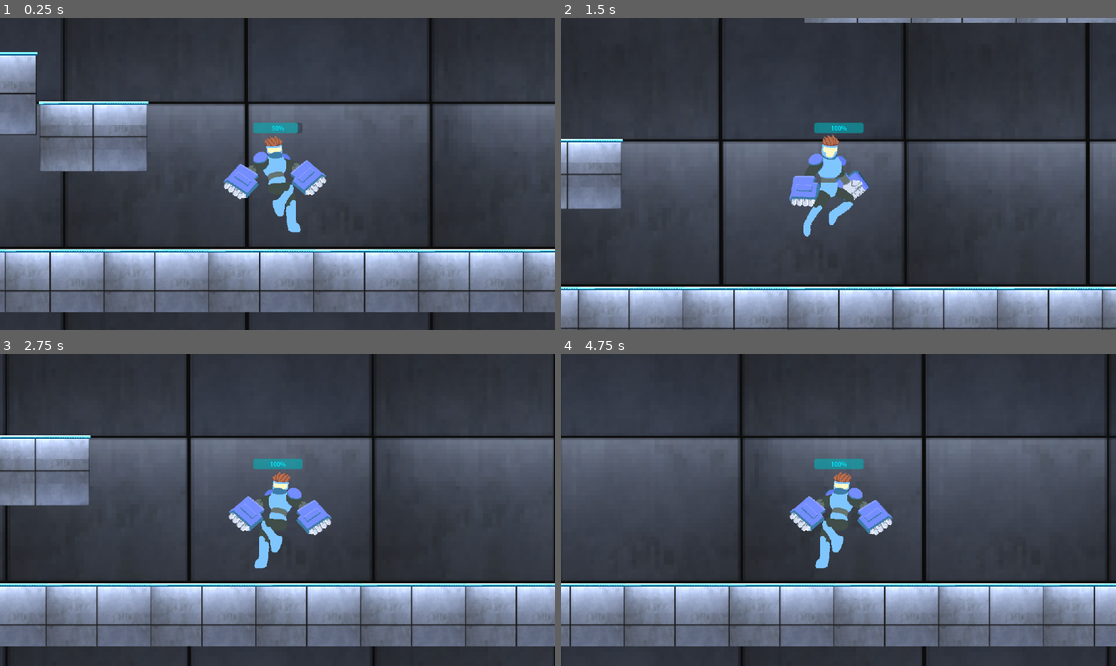
Above: before the commit, frames 1-4 (two rows, left to right).
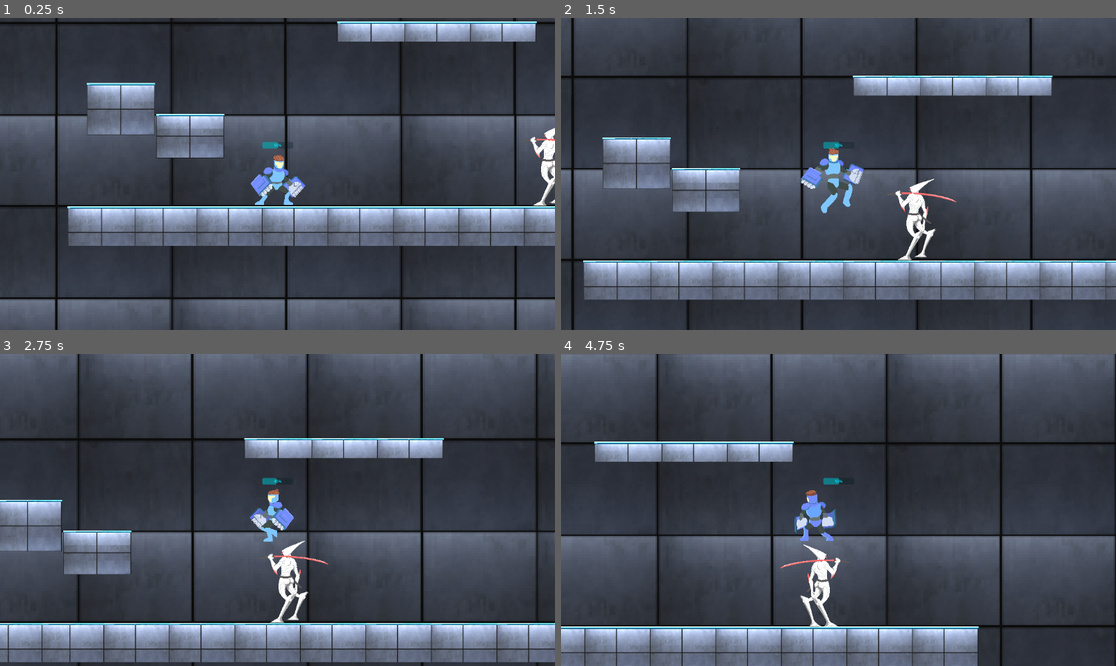
Above: after the commit, the same moments.

Repository: Frost89/Tavern_Jam_Autumn
Game: Godot game, scene res://Scenes/Sandbox_scene_A.tscn
The game is run twice, just before and just after one commit, with the same random seed, the same clock (stepped at 60 frames per second) and the same inputs.
Inputs:
- Up to frame 1 (0.25 s): no input
- Up to frame 2 (1.5 s): hold D (Right) from 0.53 s (still down); tap E (Punch) at 0.6 s; tap Space (Jump) at 0.77, 1.07 s; tap F (SimHit) at 0.8, 1.35 s
- Up to frame 3 (2.75 s): tap Space (Jump) at 1.52, 1.55, 1.82, 2.1 s; release D (Right) at 2.03 s; hold A (Left) from 2.03 s (still down); tap E (Punch) at 2.3 s
- Up to frame 4 (4.75 s): release A (Left) at 2.78 s; hold D (Right) 2.78-4.28 s; tap E (Punch) at 2.85, 4.35 s; tap Space (Jump) at 3.02, 3.32, 3.77, 3.8, 4.07, 4.52 s; tap F (SimHit) at 3.05, 3.6 s; hold A (Left) from 4.28 s (still down)

The runs differ from the first frame. In frame 1, 52% of the frame differs, in the area x 0-100%, y 0-100%; in frame 2, 48%; in frame 3, 68%; in frame 4, 68%.

Commit message:
FUCK - AI works rn and attacks player when entering range - Player can hit enemy and kill it - Same for Enemy with player

Diff:
--- a/Scenes/Sandbox_scene_A.tscn
+++ b/Scenes/Sandbox_scene_A.tscn
@@ -1,8 +1,10 @@
-[gd_scene load_steps=7 format=3 uid="uid://emw3f4bv4lnj"]
+[gd_scene load_steps=10 format=3 uid="uid://emw3f4bv4lnj"]
 
 [ext_resource type="PackedScene" uid="uid://d10c637vwyfos" path="res://Scenes/proto.tscn" id="1_0cmag"]
 [ext_resource type="Texture2D" uid="uid://dxg55rxr4mho4" path="res://Assets/Environment/FacilityPanel_big.png" id="2_5cavg"]
 [ext_resource type="Texture2D" uid="uid://b45610ib5jdma" path="res://Assets/Environment/FacilityPlatform.png" id="3_tlpjy"]
+[ext_resource type="Texture2D" uid="uid://dj3ncdy3oemj5" path="res://icon.svg" id="4_34dha"]
+[ext_resource type="PackedScene" uid="uid://b0qbaosm2q0jl" path="res://Scenes/samurai_boss.tscn" id="5_cc4xp"]
 
 [sub_resource type="PhysicsMaterial" id="PhysicsMaterial_5ubml"]
 
@@ -56,11 +58,11 @@
 physics_layer_0/physics_material = SubResource("PhysicsMaterial_5ubml")
 sources/1 = SubResource("TileSetAtlasSource_rfvqr")
 
+[sub_resource type="RectangleShape2D" id="RectangleShape2D_1y0si"]
+size = Vector2(127.715, 128)
+
 [node name="Scene" type="Node2D"]
 position = Vector2(557, 340)
-
-[node name="Proto" parent="." instance=ExtResource("1_0cmag")]
-position = Vector2(5, -198)
 
 [node name="ParallaxBackground" type="ParallaxBackground" parent="."]
 
@@ -82,3 +84,21 @@
 
 [node name="DirectionalLight2D" type="DirectionalLight2D" parent="."]
 energy = 0.28
+
+[node name="Sprite2D" type="Sprite2D" parent="."]
+visible = false
+position = Vector2(1274.5, -146)
+scale = Vector2(3.50781, 3.32813)
+texture = ExtResource("4_34dha")
+
+[node name="Area2D" type="Area2D" parent="Sprite2D"]
+
+[node name="CollisionShape2D" type="CollisionShape2D" parent="Sprite2D/Area2D"]
+position = Vector2(-0.142578, -0.300468)
+shape = SubResource("RectangleShape2D_1y0si")
+
+[node name="SamuraiBoss" parent="." instance=ExtResource("5_cc4xp")]
+position = Vector2(1142, -108)
+
+[node name="Proto" parent="." instance=ExtResource("1_0cmag")]
+position = Vector2(-110, -75)
--- a/Scenes/proto.tscn
+++ b/Scenes/proto.tscn
@@ -8,8 +8,9 @@
 [ext_resource type="Texture2D" uid="uid://bdio5n32fyny6" path="res://Assets/Anims/Character damage_taken _game jam-Sheet.png" id="6_dul15"]
 [ext_resource type="Texture2D" uid="uid://bi52hwar8nrgs" path="res://Assets/Anims/Character damage_taken_jump _game jam-Sheet.png" id="7_ptau0"]
 
-[sub_resource type="RectangleShape2D" id="RectangleShape2D_ea5cp"]
-size = Vector2(198, 232)
+[sub_resource type="CapsuleShape2D" id="CapsuleShape2D_mf14b"]
+radius = 52.0
+height = 212.0
 
 [sub_resource type="Animation" id="Animation_qcq0u"]
 resource_name = "Fall"
@@ -114,6 +115,18 @@
 "update": 1,
 "values": [0, 1, 2]
 }
+tracks/4/type = "value"
+tracks/4/imported = false
+tracks/4/enabled = true
+tracks/4/path = NodePath(".:is_hit")
+tracks/4/interp = 1
+tracks/4/loop_wrap = true
+tracks/4/keys = {
+"times": PackedFloat32Array(0.3),
+"transitions": PackedFloat32Array(1),
+"update": 1,
+"values": [false]
+}
 
 [sub_resource type="Animation" id="Animation_xno2e"]
 resource_name = "Idle"
@@ -270,6 +283,18 @@
 "update": 1,
 "values": [0, 1, 2]
 }
+tracks/4/type = "value"
+tracks/4/imported = false
+tracks/4/enabled = true
+tracks/4/path = NodePath(".:is_hit")
+tracks/4/interp = 1
+tracks/4/loop_wrap = true
+tracks/4/keys = {
+"times": PackedFloat32Array(0.3),
+"transitions": PackedFloat32Array(1),
+"update": 1,
+"values": [false]
+}
 
 [sub_resource type="Animation" id="Animation_pwyyi"]
 resource_name = "Punch"
@@ -321,6 +346,42 @@
 "transitions": PackedFloat32Array(1, 1, 1, 1, 1, 1, 1),
 "update": 1,
 "values": [0, 1, 2, 3, 4, 5, 6]
+}
+tracks/4/type = "value"
+tracks/4/imported = false
+tracks/4/enabled = true
+tracks/4/path = NodePath(".:is_attacking")
+tracks/4/interp = 1
+tracks/4/loop_wrap = true
+tracks/4/keys = {
+"times": PackedFloat32Array(0.7),
+"transitions": PackedFloat32Array(1),
+"update": 1,
+"values": [false]
+}
+tracks/5/type = "value"
+tracks/5/imported = false
+tracks/5/enabled = true
+tracks/5/path = NodePath(".:can_damage")
+tracks/5/interp = 1
+tracks/5/loop_wrap = true
+tracks/5/keys = {
+"times": PackedFloat32Array(0.2, 0.4),
+"transitions": PackedFloat32Array(1, 1),
+"update": 1,
+"values": [true, false]
+}
+tracks/6/type = "value"
+tracks/6/imported = false
+tracks/6/enabled = true
+tracks/6/path = NodePath("HitArea:monitoring")
+tracks/6/interp = 1
+tracks/6/loop_wrap = true
+tracks/6/keys = {
+"times": PackedFloat32Array(0, 0.2, 0.4),
+"transitions": PackedFloat32Array(1, 1, 1),
+"update": 1,
+"values": [false, true, false]
 }
 
 [sub_resource type="Animation" id="Animation_vikdd"]
@@ -439,7 +500,13 @@
 "Run": SubResource("Animation_xdal3")
 }
 
+[sub_resource type="CapsuleShape2D" id="CapsuleShape2D_uf8ub"]
+radius = 62.0
+height = 144.0
+
 [node name="Proto" type="CharacterBody2D"]
+collision_layer = 2
+collision_mask = 5
 script = ExtResource("1_vkemj")
 
 [node name="Sprite2D" type="Sprite2D" parent="."]
@@ -447,8 +514,8 @@
 hframes = 10
 
 [node name="CollisionShape2D" type="CollisionShape2D" parent="."]
-position = Vector2(-2, 12)
-shape = SubResource("RectangleShape2D_ea5cp")
+position = Vector2(0, 29)
+shape = SubResource("CapsuleShape2D_mf14b")
 
 [node name="ChargeBar" type="ProgressBar" parent="."]
 modulate = Color(0, 0.74902, 0.85098, 1)
@@ -463,7 +530,7 @@
 process_callback = 0
 
 [node name="Camera2D" type="Camera2D" parent="."]
-zoom = Vector2(0.8, 0.8)
+zoom = Vector2(0.5, 0.5)
 
 [node name="AnimationPlayer" type="AnimationPlayer" parent="."]
 autoplay = "Idle"
@@ -472,5 +539,16 @@
 }
 
 [node name="CombatTimer" type="Timer" parent="."]
+process_callback = 0
+
+[node name="HitArea" type="Area2D" parent="."]
+collision_layer = 2
+collision_mask = 4
+monitoring = false
+
+[node name="CollisionShape2D" type="CollisionShape2D" parent="HitArea"]
+position = Vector2(137, 3)
+shape = SubResource("CapsuleShape2D_uf8ub")
 
 [connection signal="timeout" from="Timer" to="." method="_on_timer_timeout"]
+[connection signal="body_entered" from="HitArea" to="." method="_on_hit_area_body_entered"]
--- /dev/null
+++ b/Scenes/samurai_boss.tscn
@@ -0,0 +1,266 @@
+[gd_scene load_steps=13 format=3 uid="uid://b0qbaosm2q0jl"]
+
+[ext_resource type="Texture2D" uid="uid://dw23qqxgs8yb2" path="res://Assets/Samurai_Idle.png" id="1_n7jbp"]
+[ext_resource type="Script" path="res://Scripts/Enemy_AI.gd" id="1_okyjn"]
+[ext_resource type="Texture2D" uid="uid://bxsy2o0o5o8fi" path="res://Assets/samurai attack 1.png" id="2_m0i8j"]
+[ext_resource type="Script" path="res://Scripts/Damageable.gd" id="4_ymksd"]
+
+[sub_resource type="CapsuleShape2D" id="CapsuleShape2D_i7dkx"]
+radius = 109.0
+height = 348.0
+
+[sub_resource type="Animation" id="Animation_6r0vk"]
+resource_name = "Attack1"
+length = 0.6
+step = 0.02
+tracks/0/type = "value"
+tracks/0/imported = false
+tracks/0/enabled = true
+tracks/0/path = NodePath("Sprite2D:texture")
+tracks/0/interp = 1
+tracks/0/loop_wrap = true
+tracks/0/keys = {
+"times": PackedFloat32Array(0),
+"transitions": PackedFloat32Array(1),
+"update": 1,
+"values": [ExtResource("2_m0i8j")]
+}
+tracks/1/type = "value"
+tracks/1/imported = false
+tracks/1/enabled = true
+tracks/1/path = NodePath("Sprite2D:hframes")
+tracks/1/interp = 1
+tracks/1/loop_wrap = true
+tracks/1/keys = {
+"times": PackedFloat32Array(0),
+"transitions": PackedFloat32Array(1),
+"update": 1,
+"values": [4]
+}
+tracks/2/type = "value"
+tracks/2/imported = false
+tracks/2/enabled = true
+tracks/2/path = NodePath("Sprite2D:vframes")
+tracks/2/interp = 1
+tracks/2/loop_wrap = true
+tracks/2/keys = {
+"times": PackedFloat32Array(0),
+"transitions": PackedFloat32Array(1),
+"update": 1,
+"values": [1]
+}
+tracks/3/type = "value"
+tracks/3/imported = false
+tracks/3/enabled = true
+tracks/3/path = NodePath("Sprite2D:frame")
+tracks/3/interp = 1
+tracks/3/loop_wrap = true
+tracks/3/keys = {
+"times": PackedFloat32Array(0, 0.15, 0.25, 0.45),
+"transitions": PackedFloat32Array(1, 1, 1, 1),
+"update": 1,
+"values": [0, 1, 2, 3]
+}
+tracks/4/type = "value"
+tracks/4/imported = false
+tracks/4/enabled = false
+tracks/4/path = NodePath(".:is_attacking")
+tracks/4/interp = 1
+tracks/4/loop_wrap = true
+tracks/4/keys = {
+"times": PackedFloat32Array(0.6),
+"transitions": PackedFloat32Array(1),
+"update": 1,
+"values": [false]
+}
+tracks/5/type = "value"
+tracks/5/imported = false
+tracks/5/enabled = true
+tracks/5/path = NodePath("HitBox/CollisionShape2D:disabled")
+tracks/5/interp = 1
+tracks/5/loop_wrap = true
+tracks/5/keys = {
+"times": PackedFloat32Array(0, 0.2, 0.48),
+"transitions": PackedFloat32Array(1, 1, 1),
+"update": 1,
+"values": [true, false, true]
+}
+
+[sub_resource type="Animation" id="Animation_52qu3"]
+resource_name = "Idle"
+loop_mode = 1
+step = 0.2
+tracks/0/type = "value"
+tracks/0/imported = false
+tracks/0/enabled = true
+tracks/0/path = NodePath("Sprite2D:texture")
+tracks/0/interp = 1
+tracks/0/loop_wrap = true
+tracks/0/keys = {
+"times": PackedFloat32Array(0),
+"transitions": PackedFloat32Array(1),
+"update": 1,
+"values": [ExtResource("1_n7jbp")]
+}
+tracks/1/type = "value"
+tracks/1/imported = false
+tracks/1/enabled = true
+tracks/1/path = NodePath("Sprite2D:hframes")
+tracks/1/interp = 1
+tracks/1/loop_wrap = true
+tracks/1/keys = {
+"times": PackedFloat32Array(0),
+"transitions": PackedFloat32Array(1),
+"update": 1,
+"values": [5]
+}
+tracks/2/type = "value"
+tracks/2/imported = false
+tracks/2/enabled = true
+tracks/2/path = NodePath("Sprite2D:vframes")
+tracks/2/interp = 1
+tracks/2/loop_wrap = true
+tracks/2/keys = {
+"times": PackedFloat32Array(0),
+"transitions": PackedFloat32Array(1),
+"update": 1,
+"values": [1]
+}
+tracks/3/type = "value"
+tracks/3/imported = false
+tracks/3/enabled = true
+tracks/3/path = NodePath("Sprite2D:frame")
+tracks/3/interp = 1
+tracks/3/loop_wrap = true
+tracks/3/keys = {
+"times": PackedFloat32Array(0, 0.2, 0.4, 0.6, 0.8),
+"transitions": PackedFloat32Array(1, 1, 1, 1, 1),
+"update": 1,
+"values": [0, 1, 2, 3, 4]
+}
+
+[sub_resource type="Animation" id="Animation_kashh"]
+length = 0.001
+tracks/0/type = "value"
+tracks/0/imported = false
+tracks/0/enabled = true
+tracks/0/path = NodePath("Sprite2D:texture")
+tracks/0/interp = 1
+tracks/0/loop_wrap = true
+tracks/0/keys = {
+"times": PackedFloat32Array(0),
+"transitions": PackedFloat32Array(1),
+"update": 1,
+"values": [ExtResource("1_n7jbp")]
+}
+tracks/1/type = "value"
+tracks/1/imported = false
+tracks/1/enabled = true
+tracks/1/path = NodePath("Sprite2D:hframes")
+tracks/1/interp = 1
+tracks/1/loop_wrap = true
+tracks/1/keys = {
+"times": PackedFloat32Array(0),
+"transitions": PackedFloat32Array(1),
+"update": 1,
+"values": [5]
+}
+tracks/2/type = "value"
+tracks/2/imported = false
+tracks/2/enabled = true
+tracks/2/path = NodePath("Sprite2D:vframes")
+tracks/2/interp = 1
+tracks/2/loop_wrap = true
+tracks/2/keys = {
+"times": PackedFloat32Array(0),
+"transitions": PackedFloat32Array(1),
+"update": 1,
+"values": [1]
+}
+tracks/3/type = "value"
+tracks/3/imported = false
+tracks/3/enabled = true
+tracks/3/path = NodePath("Sprite2D:frame")
+tracks/3/interp = 1
+tracks/3/loop_wrap = true
+tracks/3/keys = {
+"times": PackedFloat32Array(0),
+"transitions": PackedFloat32Array(1),
+"update": 1,
+"values": [0]
+}
+
+[sub_resource type="AnimationLibrary" id="AnimationLibrary_jjbqe"]
+_data = {
+"Attack1": SubResource("Animation_6r0vk"),
+"Idle": SubResource("Animation_52qu3"),
+"RESET": SubResource("Animation_kashh")
+}
+
+[sub_resource type="RectangleShape2D" id="RectangleShape2D_upb1t"]
+size = Vector2(3474, 397.25)
+
+[sub_resource type="RectangleShape2D" id="RectangleShape2D_bwj6g"]
+size = Vector2(684, 283)
+
+[sub_resource type="RectangleShape2D" id="RectangleShape2D_1oqip"]
+size = Vector2(588, 350)
+
+[node name="SamuraiBoss" type="CharacterBody2D"]
+collision_layer = 4
+collision_mask = 3
+collision_priority = 2.0
+script = ExtResource("1_okyjn")
+
+[node name="Sprite2D" type="Sprite2D" parent="."]
+texture = ExtResource("1_n7jbp")
+hframes = 5
+
+[node name="CollisionShape2D" type="CollisionShape2D" parent="."]
+shape = SubResource("CapsuleShape2D_i7dkx")
+
+[node name="AnimationPlayer" type="AnimationPlayer" parent="."]
+autoplay = "Idle"
+libraries = {
+"": SubResource("AnimationLibrary_jjbqe")
+}
+
+[node name="PlayerDetectionArea" type="Area2D" parent="."]
+collision_layer = 4
+collision_mask = 2
+monitorable = false
+
+[node name="CollisionShape2D" type="CollisionShape2D" parent="PlayerDetectionArea"]
+position = Vector2(2, -93.375)
+shape = SubResource("RectangleShape2D_upb1t")
+
+[node name="HitBox" type="Area2D" parent="."]
+collision_layer = 4
+collision_mask = 2
+monitorable = false
+
+[node name="CollisionShape2D" type="CollisionShape2D" parent="HitBox"]
+position = Vector2(9, -2.5)
+shape = SubResource("RectangleShape2D_bwj6g")
+disabled = true
+
+[node name="AttackRange" type="Area2D" parent="."]
+collision_layer = 4
+collision_mask = 2
+monitorable = false
+
+[node name="CollisionShape2D" type="CollisionShape2D" parent="AttackRange"]
+position = Vector2(10, 0)
+shape = SubResource("RectangleShape2D_1oqip")
+
+[node name="CombatTimer" type="Timer" parent="."]
+
+[node name="Damageable" type="Node" parent="."]
+script = ExtResource("4_ymksd")
+
+[connection signal="body_entered" from="PlayerDetectionArea" to="." method="_on_player_detection_area_body_entered"]
+[connection signal="body_exited" from="PlayerDetectionArea" to="." method="_on_player_detection_area_body_exited"]
+[connection signal="body_entered" from="HitBox" to="." method="_on_hit_box_body_entered"]
+[connection signal="body_entered" from="AttackRange" to="." method="_on_attack_range_body_entered"]
+[connection signal="body_exited" from="AttackRange" to="." method="_on_attack_range_body_exited"]
+[connection signal="timeout" from="CombatTimer" to="." method="_on_combat_timer_timeout"]
--- /dev/null
+++ b/Scripts/AI_Tools/PlayerDetection.gd
@@ -0,0 +1,36 @@
+extends CharacterBody2D
+
+@export var speed = 500 #increased speed - mango - bet
+@export var jump_velocity = 1000 #increased jump - mango - bet
+@export var gravity = 2000 #increased gravity - mango - bet
+
+@onready var los = $PlayerDetectionRayCast2D
+
+var player
+var has_seen_player
+var last_seen_player_pos: Vector2
+var reached_last_pos: bool = true
+
+func _ready():
+	player =get_tree().get_root().find_child("Proto", true, false)
+
+func find_player():
+	if player:
+		los.look_at(player.global_position)
+		has_seen_player = is_player_in_los()
+		if has_seen_player:
+			print("player spotted")
+		else:
+			print("Idle bitch")
+
+func is_player_in_los():
+	if los.get_collider() == player:
+		last_seen_player_pos = player.global_position
+		reached_last_pos = false
+		return true
+	reached_last_pos = true
+	return false
+
+
+func _physics_process(delta):
+	find_player()
--- a/Scripts/CharacterController.gd
+++ b/Scripts/CharacterController.gd
@@ -4,12 +4,16 @@
 
 #Game Manager variables
 var game_end = false
-var is_hit = false
 var jump_max = 2
 var jump_count = 0
+@export var is_hit = false
+@export var is_attacking = false
+@export var can_damage = false
+@export var damage: int = 15
 
-@export var speed = 500 #increased speed - mango - bet
-@export var jump_velocity = -800 #increased jump - mango - bet
+
+@export var speed = 750 #increased speed - mango - bet
+@export var jump_velocity = 1500 #increased jump - mango - bet
 @export var gravity = 2000 #increased gravity - mango - bet
 
 #Referencing Instances/Nodes
@@ -18,9 +22,10 @@
 @onready var sprite = $Sprite2D
 @onready var anim_player = $AnimationPlayer
 @onready var combat_timer = $CombatTimer
+@onready var hitbox = $HitArea
 
 #CHARGE-VARS
-var charge = 90
+var charge = 50
 @export var drain_rate = 5
 @export var damge_absorbed = 10
 var charge_drain = false
@@ -32,6 +37,7 @@
 
 
 func _ready():
+	hitbox.monitoring = false
 	chargebar.value = charge
 	timer.wait_time = 2.0
 	timer.start(2.0)
@@ -39,50 +45,64 @@
 
 
 func _process(delta): #Use for logical and systemic shi
-	if Input.is_action_just_pressed("SimHit") and not game_end: #Conditions will change once attacks are implemented
-		take_damage()
-	if Input.is_action_just_pressed("Punch") and not game_end:
+#	if Input.is_action_just_pressed("SimHit") and not game_end: #Conditions will change once attacks are implemented
+#		take_damage()
+	if Input.is_action_just_pressed("Punch") and not game_end and combat_timer.is_stopped():
 		attack()
 
 	check_game_end()
 
 
 func attack():
-	combat_timer.wait_time = 0.3
-	combat_timer.start()
-	print("You are punching.")
+	is_attacking = true
+#	combat_timer.wait_time = 0.3
+#	combat_timer.start()
+#	print("You are punching.")
 	anim_player.play("Punch")
+	print("Attack")
+
 
 func take_damage():
 	combat_timer.wait_time = 0.3
 	combat_timer.start()
 	is_hit = true
-	print("You got hit.")
+#	print("You got hit.")
 	update_hitsim()
+
+func debug():
+	print("Stuck")
 
 
 func _physics_process(delta): #Use for physics based shi e.g velocity, force, impulse, etc
 	var horizontal_direction = Input.get_axis("Left", "Right")
 	movement(delta, horizontal_direction)
 	update_anims(horizontal_direction)
+	if  !anim_player.is_playing():
+		anim_player.play("Idle")
+
 
 func update_anims(h_dir):
 	if h_dir != 0:
 		sprite.flip_h = (h_dir == -1)
+		hitbox.scale.x = abs(hitbox.scale.x) * h_dir
 
-	if is_hit:
+	if is_hit and !combat_timer.is_stopped():
 		if velocity.y != 0:
 			anim_player.play("OnAirDamage")
+			print("OnAirDamage")
 		else:
 			anim_player.play("GroundDamage")
+			print("GroundDamage")
 		is_hit = false
 
-	if combat_timer.is_stopped():
+	if !is_attacking and combat_timer.is_stopped():
 		if is_on_floor():
 			if h_dir == 0:
 				anim_player.play("Idle")
+#				print("Idle")
 			else:
 				anim_player.play("Run")
+#				print("Run")
 		else:
 			if velocity.y < 0:
 				anim_player.play("Jump")
@@ -112,17 +132,18 @@
 
 	#X-axis movement
 	velocity.x = h_dir * speed
-	if combat_timer.is_stopped():
+	if !is_attacking:
 		move_and_slide()
-
-	#Jumping
-	if Input.is_action_just_pressed("Jump") and jump_count<jump_max:
-		velocity.y = jump_velocity
-		jump_count += 1
 
 	#Reset jump_count:
 	if is_on_floor() and jump_count!=0 :
 		jump_count = 0
+
+	#Jumping
+	if Input.is_action_just_pressed("Jump") and jump_count<jump_max:
+		velocity.y = -jump_velocity
+		jump_count += 1
+
 
 
 func check_game_end():
@@ -140,3 +161,10 @@
 	charge_drain = true
 	if charge_drain and not game_end:
 		update_charge()
+
+
+func _on_hit_area_body_entered(body):
+	if can_damage:
+		for child in body.get_children():
+			if child is Damageable:
+				child.hit(damage)
--- /dev/null
+++ b/Scripts/Damageable.gd
@@ -0,0 +1,13 @@
+extends Node
+class_name Damageable
+
+@export var health = 100
+
+func hit(damage: int):
+	health -= damage
+	print(health)
+	var parent = get_parent()
+	parent.current_state = parent.states.HURT
+	if health <=0:
+		parent.current_state = parent.states.DEATH
+		parent.queue_free()
--- /dev/null
+++ b/Scripts/Enemy_AI.gd
@@ -0,0 +1,128 @@
+extends CharacterBody2D
+
+#state params
+@onready var ap = $AnimationPlayer
+@onready var sprite = $Sprite2D
+@onready var player_detection = $PlayerDetectionArea/CollisionShape2D
+@onready var attack_range = $AttackRange/CollisionShape2D
+@onready var hitbox = $HitBox/CollisionShape2D
+@onready var timer = $CombatTimer
+
+var player_ref
+@onready var Player = get_tree().get_root().find_child("Proto", true, false)
+var player_in_range = false
+var direction = 0
+
+@export var can_attack = false
+
+@export var attack_interval = 2.0
+@export var max_speed = 500
+@export var speed = 0 #increased speed - mango - bet
+@export var jump_velocity = 1000 #increased jump - mango - bet
+@export var gravity = 2000 #increased gravity - mango - bet
+
+enum states{
+	IDLE,
+	CHASE,
+	ATTACK,
+	HURT,
+	DEATH
+}
+var current_state = states.IDLE
+var states_list = []
+
+func _ready():
+	hitbox.disabled = true
+	timer.wait_time = attack_interval
+	timer.one_shot = true
+#	Player = get_tree().get_root().find_child("Proto", true, false)
+func _process(delta):
+	handle_states()
+	handle_flipping()
+	if player_ref:
+		current_state = states.CHASE
+	else:
+		current_state = states.IDLE
+
+	if player_in_range and timer.is_stopped():
+		can_attack = true
+		current_state = states.ATTACK
+
+
+
+func _physics_process(delta):
+	velocity.y = 5000 if velocity.y > 5000 else (velocity.y + (gravity*delta))
+	velocity.x = direction * speed
+	move_and_slide()
+
+
+func handle_flipping():
+	if player_ref:
+		direction = sign((player_ref.global_position.x - global_position.x))
+
+	if direction <0 and !current_state==states.ATTACK:
+		sprite.flip_h = false
+	elif direction > 0 and !current_state==states.ATTACK:
+		sprite.flip_h = true
+
+
+func handle_states():
+	match current_state:
+		states.IDLE:
+			sprite.modulate = Color.WHITE
+			ap.play("Idle")
+			speed = 0
+		states.CHASE:
+			sprite.modulate = Color.WHITE
+			speed = max_speed
+			pass
+		states.ATTACK:
+			sprite.modulate = Color.WHITE
+			if can_attack:
+				speed = 0
+				ap.play("Attack1")
+			timer.wait_time = attack_interval
+			timer.start()
+
+			can_attack = false
+			current_state = states.IDLE
+		states.HURT:
+			sprite.modulate = Color.RED
+		states.DEATH:
+			print("Samurai is dead.")
+
+func take_damage():
+	current_state = states.HURT
+
+
+func _on_player_detection_area_body_entered(body):
+	if body == Player:
+		print("Found Player" + body.name)
+		player_ref = body
+
+
+func _on_player_detection_area_body_exited(body):
+	if body == Player:
+		print("Player Lost " + body.name)
+		player_ref = null
+		hitbox.disabled = true
+
+
+func _on_attack_range_body_entered(body):
+	if body == Player:
+		player_in_range = true
+
+
+func _on_attack_range_body_exited(body):
+	if body == Player:
+		player_in_range = false
+		hitbox.disabled = true
+
+
+func _on_hit_box_body_entered(body):
+	if body == Player and !hitbox.disabled:
+		Player.take_damage()
+
+
+func _on_combat_timer_timeout():
+	can_attack = player_in_range
Binary file added: Assets/Character Idle _game jam-Sheet.png
Not shown, added: Assets/Character Idle _game jam-Sheet.png.import
Binary file added: Assets/Character Run _game jam-Sheet.png
Not shown, added: Assets/Character Run _game jam-Sheet.png.import
Binary file added: Assets/Character damage_taken _game jam-Sheet.png
Not shown, added: Assets/Character damage_taken _game jam-Sheet.png.import
Binary file added: Assets/Character damage_taken_jump _game jam-Sheet.png
Not shown, added: Assets/Character damage_taken_jump _game jam-Sheet.png.import
Binary file added: Assets/Character jump _game jam-Sheet.png
Not shown, added: Assets/Character jump _game jam-Sheet.png.import
Binary file added: Assets/Character punch_cross_game jam_alt-Sheet.png
Not shown, added: Assets/Character punch_cross_game jam_alt-Sheet.png.import
(and 6 more such lines)
